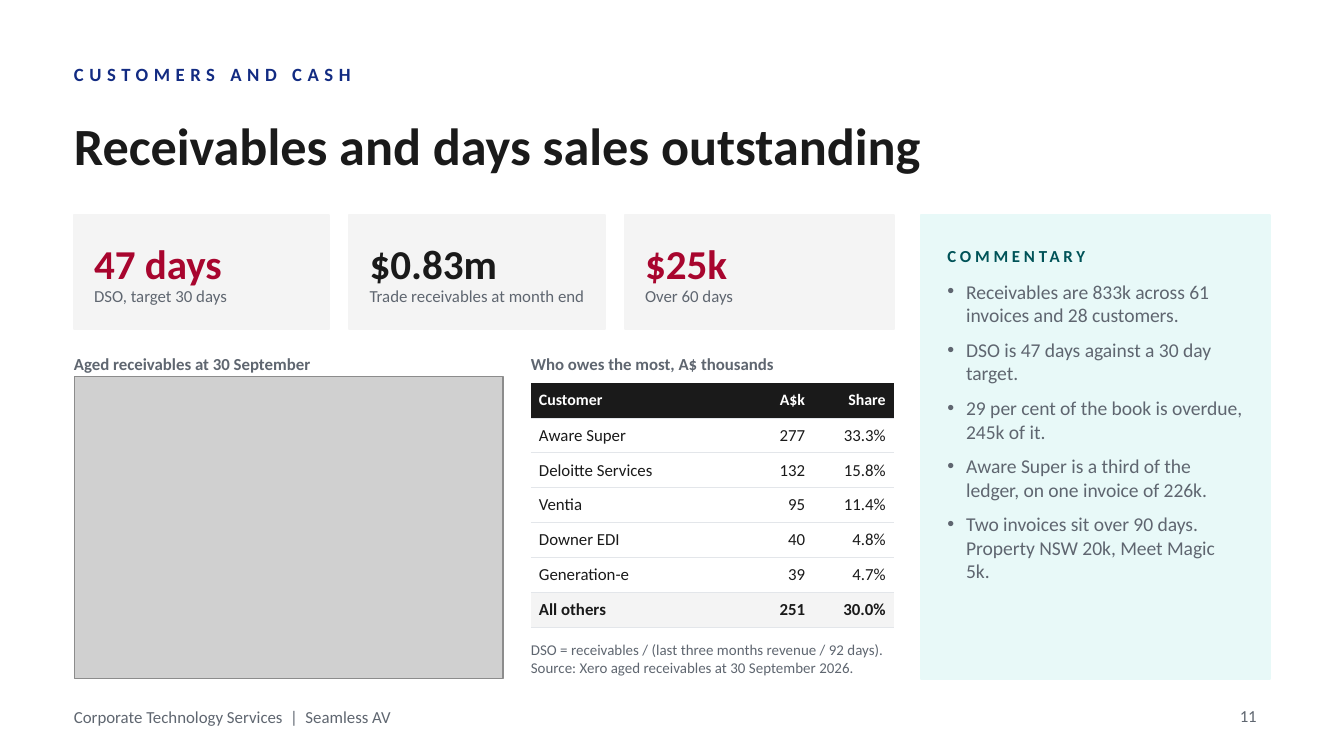
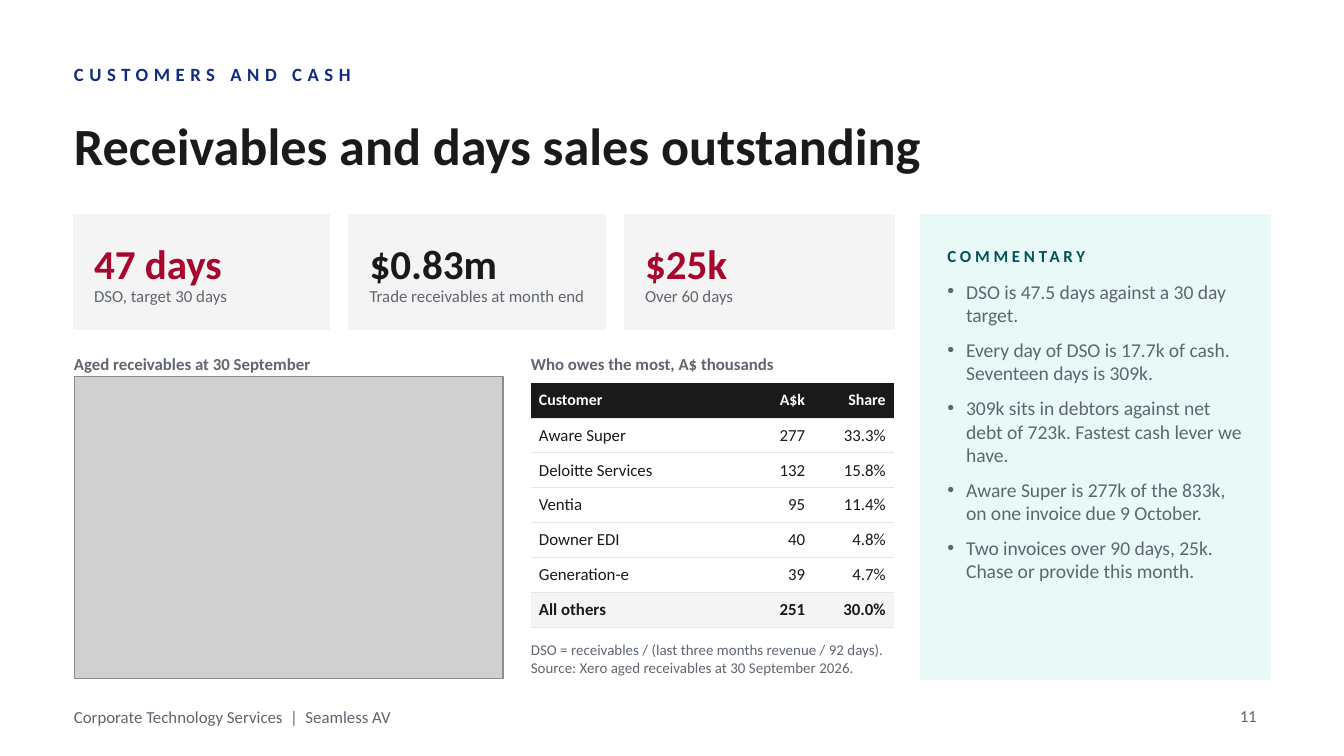
Before and after one commit to WesleyNelson-O33/Claude, a slide deck: slide 11 of deck/CTS Monthly Business Review - September 2026.pptx. Drawn at 1344x756 pixels with LibreOffice and Linux fonts; fonts in the diff are those of the drawing; grey boxes stand for pictures; background and template pictures are left out. Boxes give left, top, right and bottom in pixels: in the first picture for what was removed or moved away, otherwise in the second. Text is boxed around its words. In the diff, an @@ line names an element or a change of style, - is before the commit and + after.

```diff
--- a/deck/CTS Monthly Business Review - September 2026.pptx
+++ b/deck/CTS Monthly Business Review - September 2026.pptx
@@ text at (966,285,1241,581): text changed @@
-• Receivables are 833k across 61 invoices and 28 customers.
-• DSO is 47 days against a 30 day target.
-• 29 per cent of the book is overdue, 245k of it.
-• Aware Super is a third of the ledger, on one invoice of 226k.
-• Two invoices sit over 90 days. Property NSW 20k, Meet Magic 5k.
+• DSO is 47.5 days against a 30 day target.
+• Every day of DSO is 17.7k of cash. Seventeen days is 309k.
+• 309k sits in debtors against net debt of 723k. Fastest cash lever we have.
+• Aware Super is 277k of the 833k, on one invoice due 9 October.
+• Two invoices over 90 days, 25k. Chase or provide this month.
```
Also in this commit, not shown: 10 other slides changed, 3 other files.
